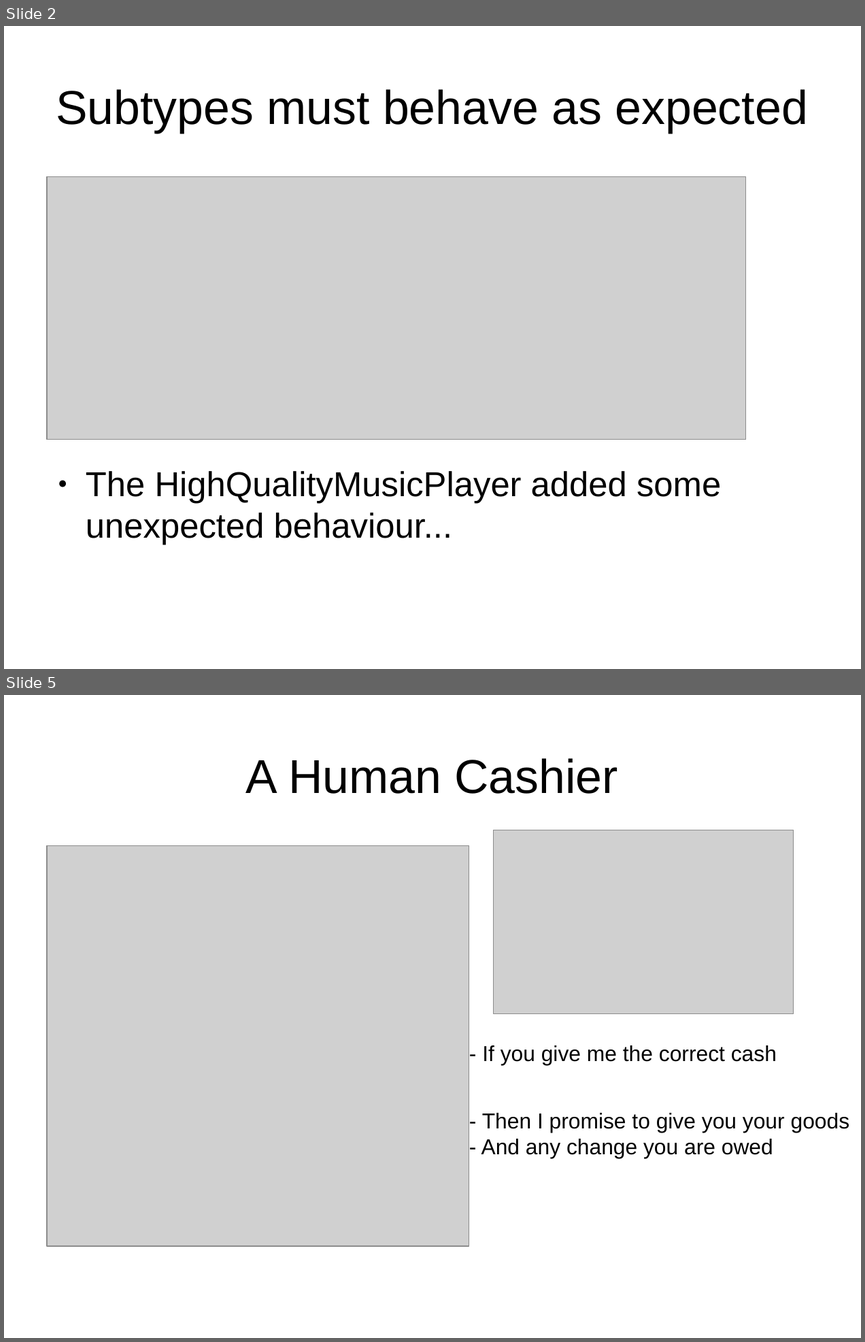
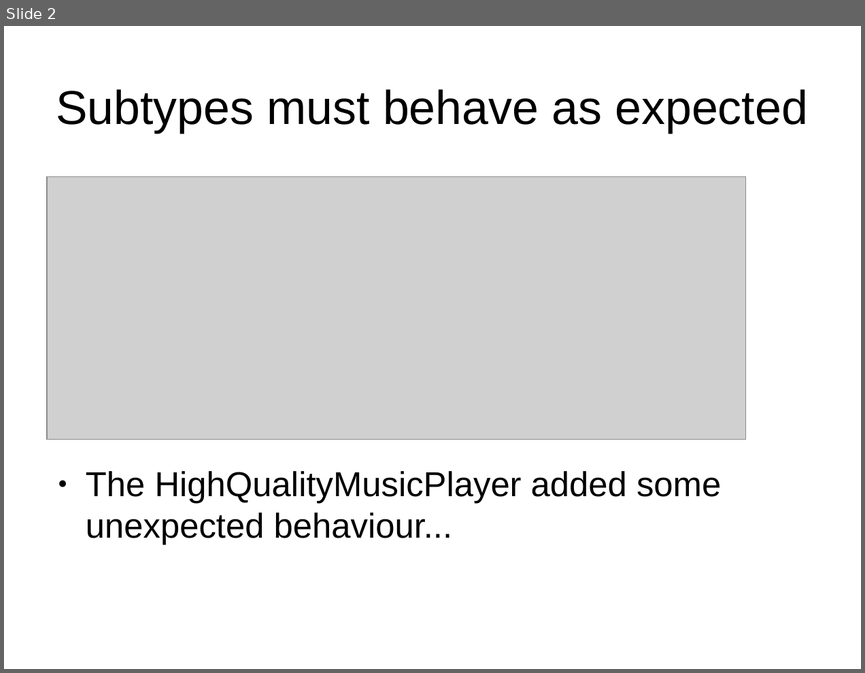
Before and after one commit to james1ewis/LiskovSlides, a slide deck: Liskov Substitution Principle/LSP.odp. Shown one above the other, each under a label of ours: slides 2 and 5 before the commit, slide 2 after it; the slides between them are not shown. The pictures are 865x1342 and 865x673 pixels, drawn with LibreOffice and Linux fonts; fonts in the diff are those of the drawing; grey boxes stand for pictures. Boxes give left, top, right and bottom in pixels: in the first picture for what was removed or moved away, otherwise in the second. Text is boxed around its words. In the diff, an @@ line names an element or a change of style, - is before the commit and + after.

```diff
--- a/Liskov Substitution Principle/LSP.odp
+++ b/Liskov Substitution Principle/LSP.odp
@@ slide 5 removed at <box>4,695,861,1338</box>, background #FFFFFF @@
@@ title removed at <box>246,758,618,794</box> @@
-A Human Cashier
@@ picture removed at <box>494,830,794,1014</box> @@
@@ picture removed at <box>47,845,469,1246</box> @@
@@ subtitle removed at <box>481,1045,850,1158</box> @@
-- If you give me the correct cash
-- Then I promise to give you your goods
-- And any change you are owed
```
Also in this commit, not shown: 7 slides changed, 2 slides added, 5 other slides removed, 1 other file.
